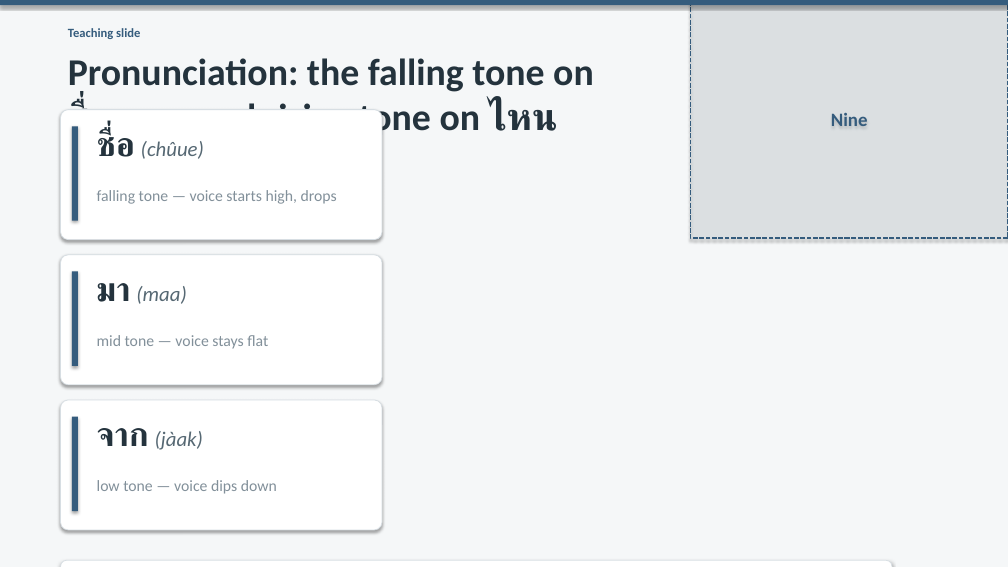
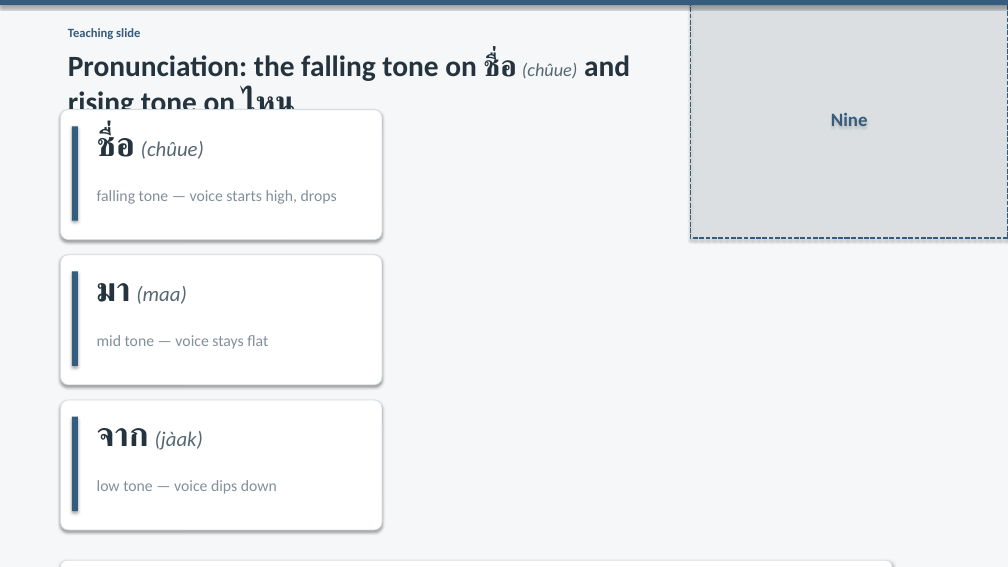
Before and after one commit to OTFTCS/thai-nine, a slide deck: slide 6 of course/modules/M01/L002/M01-L002-deck.pptx. Drawn at 1008x567 pixels with LibreOffice and Linux fonts; fonts in the diff are those of the drawing. Boxes give left, top, right and bottom in pixels: in the first picture for what was removed or moved away, otherwise in the second. Text is boxed around its words. In the diff, an @@ line names an element or a change of style, - is before the commit and + after.

```diff
--- a/course/modules/M01/L002/M01-L002-deck.pptx
+++ b/course/modules/M01/L002/M01-L002-deck.pptx
@@ text "Pronunciation: the falling tone on ..." at (68,53,630,109): size 36 to 28 pt in "Pronunciation: the falling tone on ชื่อ and ..."; size 22.3 to 17.4 pt in "(chûue)" @@
```
Also in this commit, not shown: 7 other slides changed, 10 other files.
